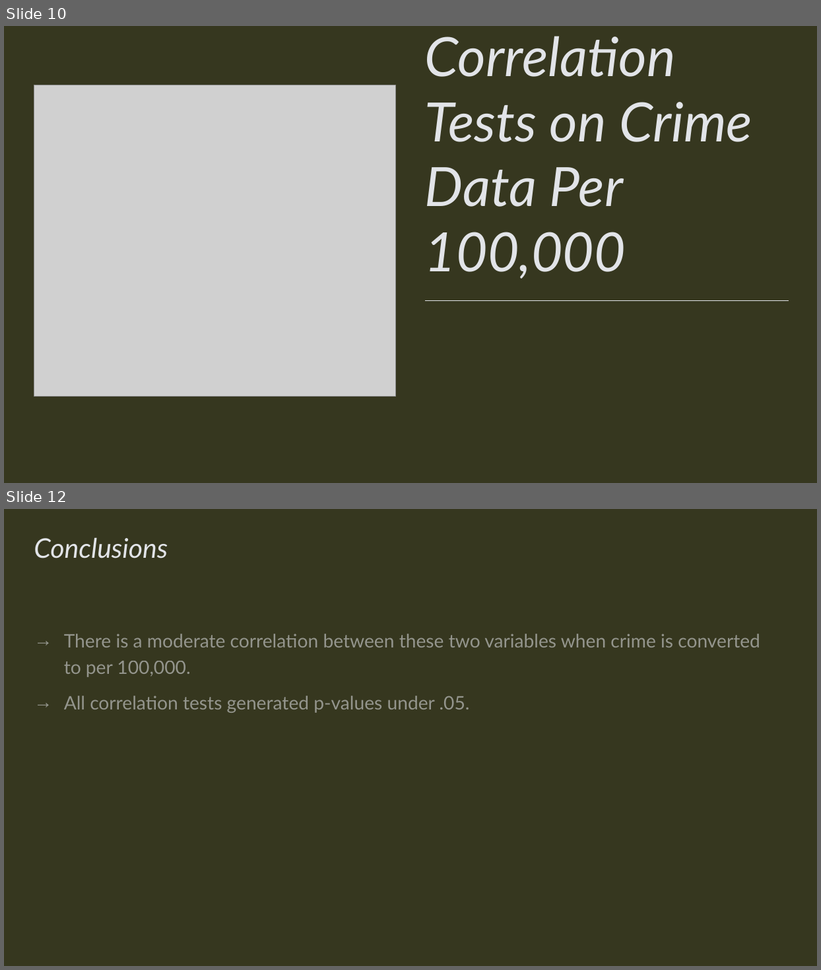
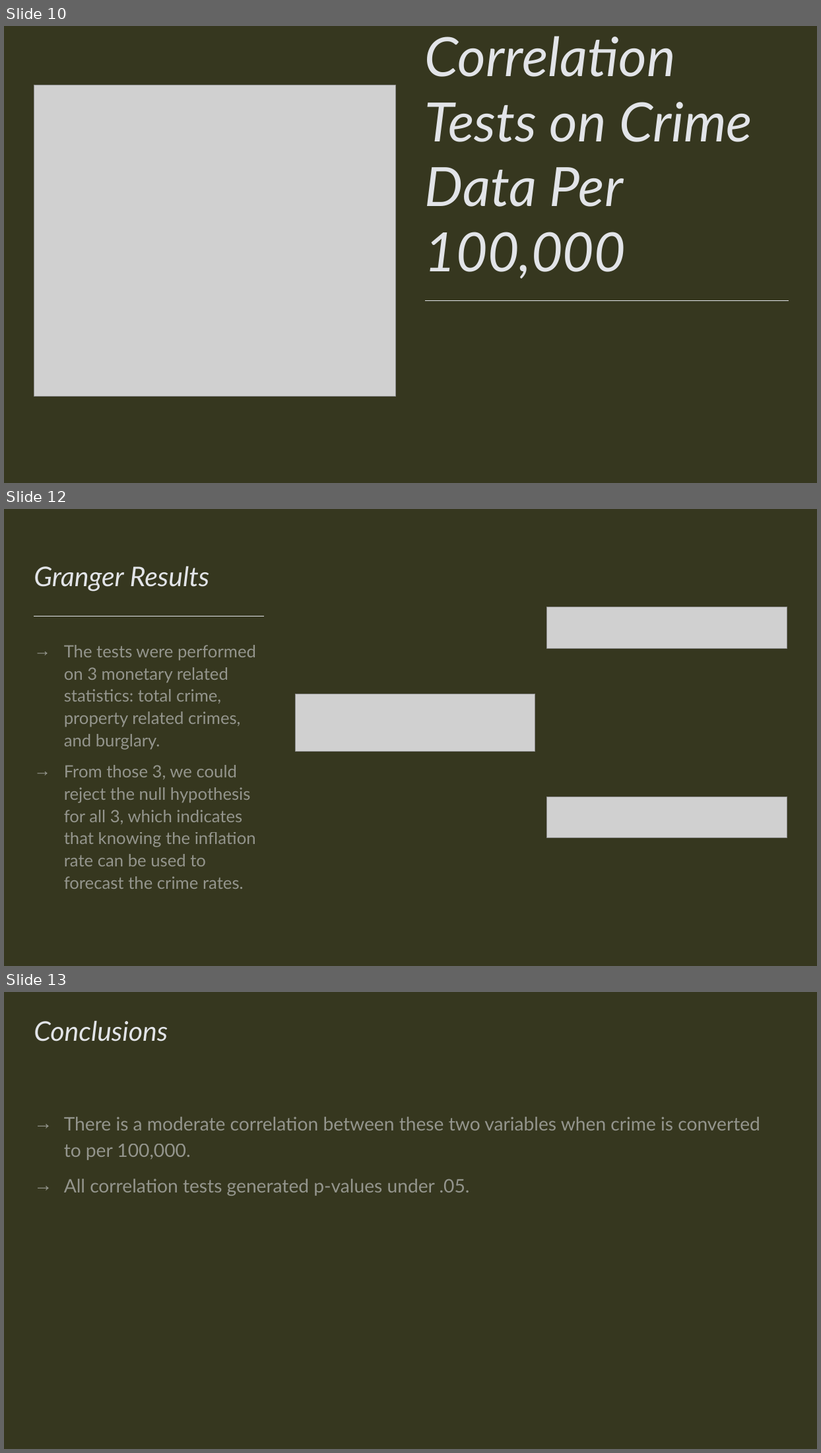
Before and after one commit to kurtameyer/COMP4441, a slide deck: COMP4441 Presentation.pptx. Shown one above the other, each under a label of ours: slides 10 and 12 before the commit, slides 10, 12 and 13 after it; the slides between them are not shown. The pictures are 821x970 and 821x1453 pixels, drawn with LibreOffice and Linux fonts; fonts in the diff are those of the drawing; grey boxes stand for pictures. Boxes give left, top, right and bottom in pixels: in the first picture for what was removed or moved away, otherwise in the second. Text is boxed around its words. In the diff, an @@ line names an element or a change of style, - is before the commit and + after.

```diff
--- a/COMP4441 Presentation.pptx
+++ b/COMP4441 Presentation.pptx
@@ slide 12 added at (x1=4, y1=509, x2=817, y2=966), background #36371F @@
@@ title added at (x1=34, y1=566, x2=210, y2=591), 32 pt, text #E2E4E8, italic @@
+Granger Results
@@ picture added at (x1=547, y1=607, x2=787, y2=649) @@
@@ line added from (34, 617) to (265, 617), #E2E4E8 0.5 pt @@
@@ text added at (x1=64, y1=645, x2=256, y2=889), 20 pt, text #E2E4E8 at 55% opacity @@
+→ The tests were performed on 3 monetary related statistics: total crime, property related crimes, and burglary.
+→ From those 3, we could reject the null hypothesis for all 3, which indicates that knowing the inflation rate can be used to forecast the crime rates.
@@ picture added at (x1=296, y1=694, x2=535, y2=751) @@
@@ picture added at (x1=547, y1=797, x2=787, y2=838) @@
@@ what was slide 12 is now slide 13 @@
```
Also in this commit, not shown: 1 slide changed, 1 other slide added, 1 slide removed, 2 other files.
